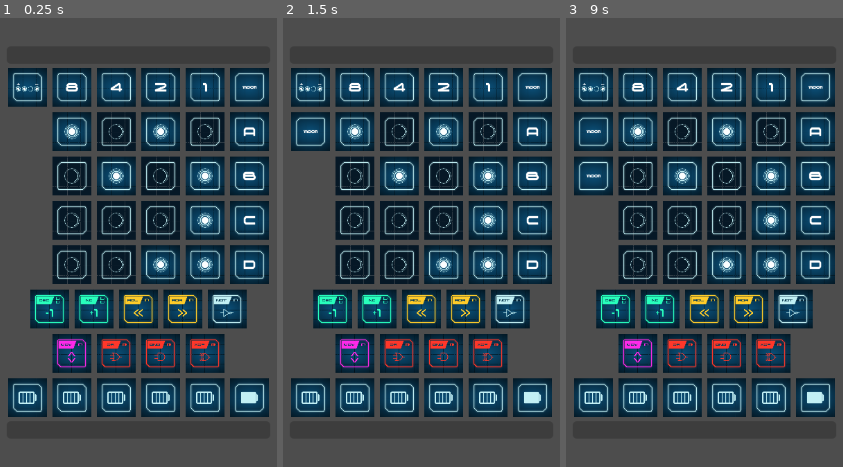
Above: before the commit, frames 1-3 (left to right).
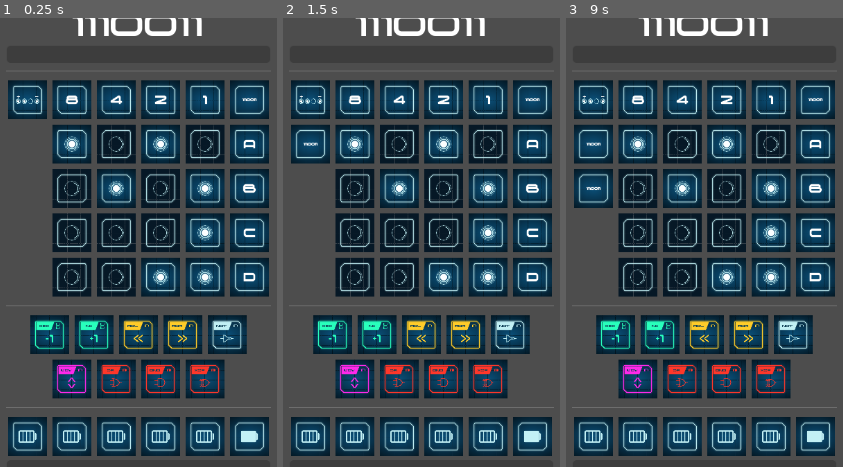
Above: after the commit, the same moments.

Repository: itsas-taldea/moon
Game: Godot game, scene res://Moon.tscn
Same seed, same stepped clock (60 frames per second), same inputs: the game is played once before the commit and once after it.
Inputs (mouse positions are in pixels of both pictures, inside the frame that each line leads up to; where the layout moved, square brackets give the same spot in the first picture):
- Up to frame 1 (0.25 s): no input
- Up to frame 2 (1.5 s): click (532, 98) [532, 85] at 0.5 s; click (532, 130) at 1.27 s
- Up to frame 3 (9 s): click (615, 332) [615, 309] at 2 s; click (660, 332) [660, 309] at 2.75 s; click (704, 332) [704, 309] at 3.5 s; click (748, 332) [748, 309] at 4.25 s; click (793, 332) [793, 309] at 5 s; click (638, 377) [638, 354] at 5.75 s; click (682, 377) [682, 354] at 6.5 s; click (726, 377) [726, 354] at 7.25 s; click (770, 377) [770, 354] at 8 s; click (815, 98) [815, 85] at 8.75 s

The runs differ from the first frame. In frame 1, 50% of the frame differs, in the area x 2-98%, y 0-98%; in frame 2, 50%; in frame 3, 51%.

Commit message:
[godot/Moon] add custom font; add Label and HSeps

Diff:
--- a/godot/Moon.tscn
+++ b/godot/Moon.tscn
@@ -1,6 +1,7 @@
-[gd_scene load_steps=3 format=3 uid="uid://delfmfk6gvvf1"]
+[gd_scene load_steps=4 format=3 uid="uid://delfmfk6gvvf1"]
 
 [ext_resource type="Script" path="res://Moon.gd" id="1_7ymtn"]
+[ext_resource type="FontFile" uid="uid://b0mofgntocx20" path="res://assets/Zygo.ttf" id="2_x5x1n"]
 [ext_resource type="Script" path="res://Energy.gd" id="2_y14cr"]
 
 [node name="Moon" type="CenterContainer"]
@@ -20,11 +21,22 @@
 layout_mode = 2
 script = ExtResource("1_7ymtn")
 
+[node name="Label" type="Label" parent="Mat"]
+layout_mode = 2
+theme_override_fonts/font = ExtResource("2_x5x1n")
+theme_override_font_sizes/font_size = 50
+text = "1110011"
+horizontal_alignment = 1
+
 [node name="ProgressBar" type="ProgressBar" parent="Mat"]
 custom_minimum_size = Vector2(0, 25)
 layout_mode = 2
 max_value = 1.0
 show_percentage = false
+
+[node name="HSepTop" type="HSeparator" parent="Mat"]
+custom_minimum_size = Vector2(0, 15)
+layout_mode = 2
 
 [node name="Display" type="HBoxContainer" parent="Mat"]
 layout_mode = 2
@@ -36,6 +48,10 @@
 layout_mode = 2
 
 [node name="Key" type="HBoxContainer" parent="Mat/Display/Registries"]
+layout_mode = 2
+
+[node name="HSepMid" type="HSeparator" parent="Mat"]
+custom_minimum_size = Vector2(0, 15)
 layout_mode = 2
 
 [node name="Operations" type="VBoxContainer" parent="Mat"]
@@ -50,6 +66,10 @@
 layout_mode = 2
 alignment = 1
 
+[node name="HSepBot" type="HSeparator" parent="Mat"]
+custom_minimum_size = Vector2(0, 15)
+layout_mode = 2
+
 [node name="Energy" type="HBoxContainer" parent="Mat"]
 layout_mode = 2
 script = ExtResource("2_y14cr")
